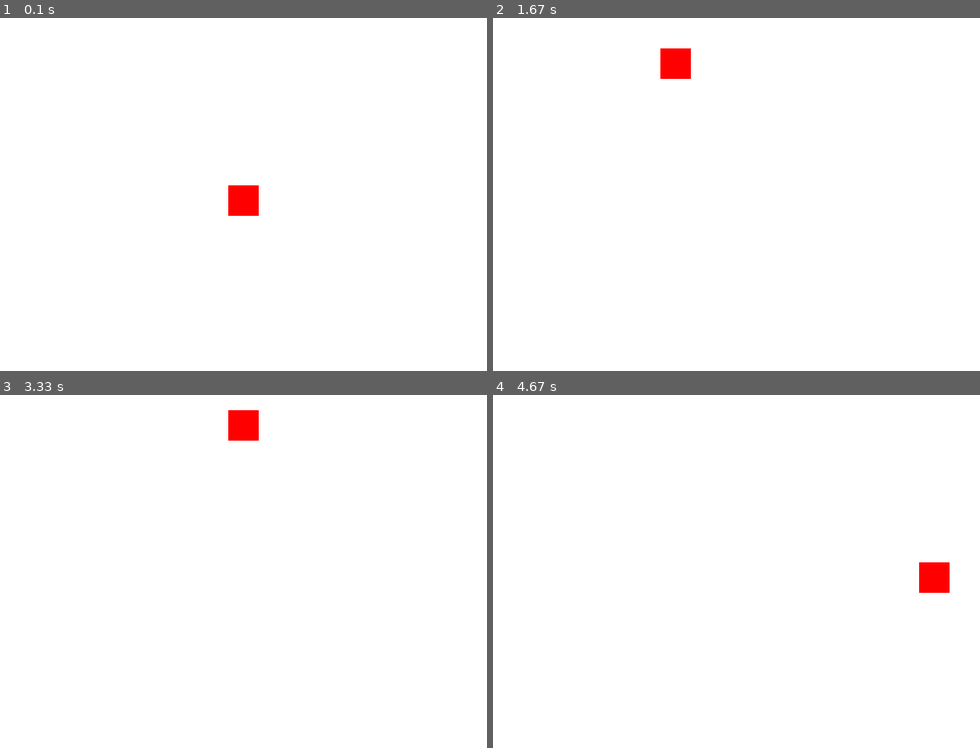
Above: before the commit, frames 1-4 (two rows, left to right).
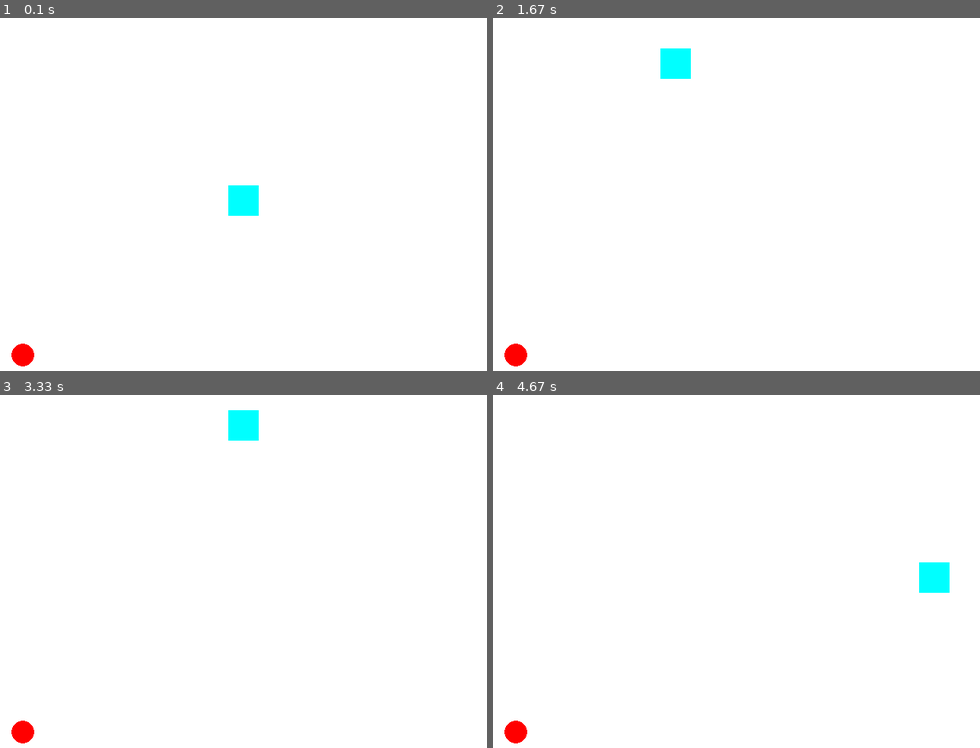
Above: after the commit, the same moments.

Repository: JP-Conde5/Pygame
Game: pygame game, started from teste.py
The game is run twice, just before and just after one commit, with the same random seed, the same clock (stepped at 60 frames per second) and the same inputs.
Inputs:
- Up to frame 1 (0.1 s): no input
- Up to frame 2 (1.67 s): hold D 0.33-0.8 s; hold W 0.83-1.13 s; hold D 1.17-1.63 s
- Up to frame 3 (3.33 s): hold A 1.67-2.2 s; hold S 2.23-2.53 s; hold A 2.57-2.97 s; hold W from 3 s (still down)
- Up to frame 4 (4.67 s): release W at 3.37 s; hold D 3.4-4.03 s; hold S 4.07-4.43 s; hold A from 4.47 s (still down)

The runs differ from the first frame. In frame 1, 0.8% of the frame differs, in the area x 2-54%, y 47-99%; in frame 2, 0.8%; in frame 3, 0.8%; in frame 4, 0.8%.

Commit message:
Tentando colisões

Diff:
--- /dev/null
+++ b/colisao.py
@@ -0,0 +1,68 @@
+import pygame as py
+from pygame.locals import *
+from random import randint
+
+#CORES
+WHITE = (255,255,255)
+BLACK = (0,0,0)
+CYAN = (0,255,255)
+RED = (0,0,0)
+
+#TELA
+width = 680
+height = 400
+screen = py.display.set_mode((width, height))
+py.display.set_caption('O JOGO')
+
+#SQUARE
+sqr_side = 40
+sqr_x = (width/2) - (sqr_side/2)
+sqr_y = (height/2) - (sqr_side/2)
+square = py.Rect(sqr_x, sqr_y, sqr_side, sqr_side)
+
+#RECTANGULE
+rct_width = 10
+rct_height = 20
+rct_x = randint(50, width - 50)
+rct_y = randint(50, height - 50)
+rectangule = py.Rect(rct_x, rct_y, rct_width, rct_height)
+
+#CONFIGURATIONS
+clock = py.time.Clock()
+running = True
+
+while running:
+    clock.tick(30)
+    screen.fill(WHITE)
+
+    event = py.event.poll()
+    if event.type == QUIT:
+        running = False
+
+    if py.key.get_pressed()[K_a]:
+        py.Rect.move_ip(square, -10, 0)
+    elif py.key.get_pressed()[K_d]:
+        py.Rect.move_ip(square, 10, 0)
+    elif py.key.get_pressed()[K_s]:
+        py.Rect.move_ip(square, 0, 10)
+    elif py.key.get_pressed()[K_w]:
+        py.Rect.move_ip(square, 0, -10)
+
+    if sqr_x >= width:
+        py.Rect.move_ip(square, 0, 0)
+    elif sqr_x <= -sqr_side:
+        py.Rect.move_ip(square, width - sqr_side, 0)
+    elif sqr_y >= height:
+        py.Rect.move_ip(square, 0, 0)
+    elif sqr_y <= -sqr_side:
+        py.Rect.move_ip(square, 0, width - sqr_side)
+
+    if square.colliderect(rectangule):
+        rct_x = randint(50, width - 50)
+        rct_y = randint(50, height - 50)
+        py.Rect.move_ip(rectangule, rct_x, rct_y)
+
+    sqr_image = py.draw.rect(screen, CYAN, square)
+    rct_image = py.draw.rect(screen, RED, rectangule)
+
+    py.display.update()
--- a/teste.py
+++ b/teste.py
@@ -1,10 +1,13 @@
 import pygame as py
 from pygame.locals import *
+from random import randint
+from sys import exit
 
 #cores
-white = (255,255,255)
-black = (0,0,0)
-red = (255,0,0)
+WHITE = (255,255,255)
+BLACK = (0,0,0)
+RED = (255,0,0)
+CYAN = (0,255,255)
 
 #inicializa o módulo, premitindo que seja interpretado
 py.init()
@@ -14,7 +17,7 @@
 high = 480
 #determina o tamanho da tela
 screen = py.display.set_mode((width, high))
-
+py.display.set_caption('O JOGO')
 #cria objeto do tipo clock
 clock = py.time.Clock()
 running = True
@@ -23,18 +26,24 @@
 width_1 = 40
 x_1 = (width/2) - (width_1/2)
 y_1 = (high/2) - (width_1/2)
+
+#desenho do cir_1
+radius = 15
+x_2 = randint(radius, width - radius)
+y_2 = randint(radius, width - radius)
 while running:
     #preenche a tela
-    screen.fill((255,255,255))
+    screen.fill(WHITE)
     #atualiza toda a página
     #py.display.flip()
     #determina o número de frames
     clock.tick(30)
     #percorre os eventos possíveis do pygame
-    for event in py.event.get():
-        #se o evento for o QUIT, para a loop
-        if event.type == py.QUIT:
-           running = False
+    #for event in py.event.get():
+    event = py.event.poll()
+    #se o evento for o QUIT, para a loop
+    if event.type == py.QUIT:
+        running = False
     #movimentação (.key dentro de pygame.locals)
     if py.key.get_pressed()[K_a]:
         x_1 = x_1 - 20
@@ -56,5 +65,6 @@
         y_1 = width - width_1
 
     #objetos na tela
-    sqr_1 = py.draw.rect(screen, red, (x_1, y_1, width_1, width_1))
+    sqr_1 = py.draw.rect(screen, CYAN, (x_1, y_1, width_1, width_1))
+    cir_1 = py.draw.circle(screen, RED, (x_2, y_2),radius, 0)
     py.display.update()
